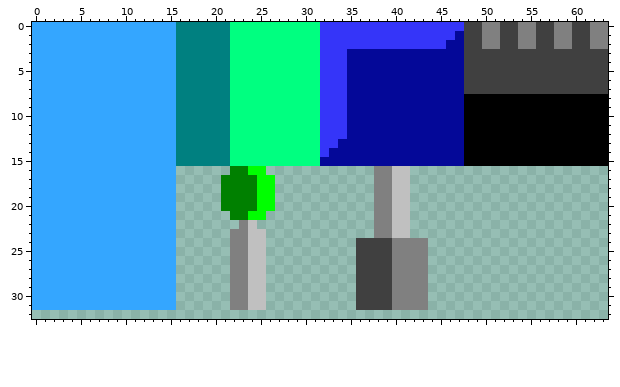
One commit to this pixel-art sprite: activeknowledge/res/img/mapsheet.png. The picture above was drawn from the file before the commit.
The file is 64x64 pixels. Shown: x 0..63, y 0..32.
Once edited:
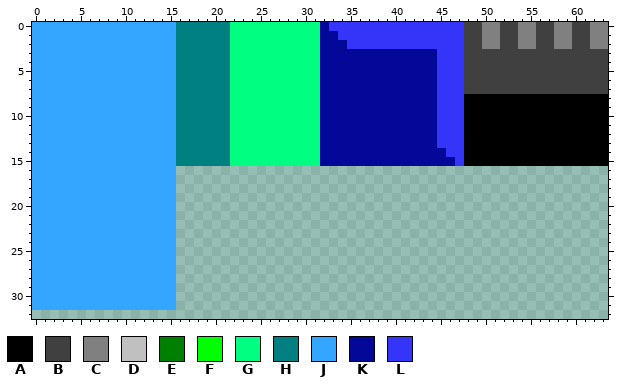
Palette (. is transparent): A #000000  B #404040  C #808080  D #c0c0c0  E #008000  F #00ff00  G #00ff80  H #008080  J #34a6ff  K #040898  L #3535f9
The edit:
y 0: x 32 L -> K
y 1: x 32..33 LL -> KK; x 47 K -> L
y 2: x 32..34 LLL -> KKK; x 46..47 KK -> LL
y 3..12: x 32..34 LLL -> KKK; x 45..47 KKK -> LLL
y 13: x 32..33 LL -> KK; x 45..47 KKK -> LLL
y 14: x 32 L -> K; x 46..47 KK -> LL
y 15: x 47 K -> L
y 16: x 22..25 EEFF -> ....; x 38..41 CCDD -> ....
y 17..20: x 21..26 EEEEFF -> ......; x 38..41 CCDD -> ....
y 21: x 22..25 EEFF -> ....; x 38..41 CCDD -> ....
y 22: x 23..24 CD -> ..; x 38..41 CCDD -> ....
y 23: x 22..25 CCDD -> ....; x 38..41 CCDD -> ....
y 24..31: x 22..25 CCDD -> ....; x 36..43 BBBBCCCC -> ........
